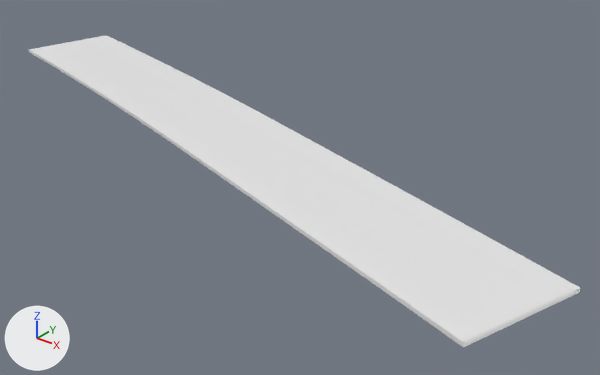
Two versions of the FBX model Tools/UnrealMapExporter/ExportedMeshes/SM_Road_05.fbx, one commit apart.
The view is the same before and after, from a 50 mm lens placed at (73.8, -75.0, 42.8), pointed at (10.4, 4.3, -6.4). The axes (+X, +Y, +Z) are drawn at lower left. The lights are the same throughout. The first picture is the older version. Where no turn or scale is listed for an object, it has been applied to the vertices.

Names of what the first picture shows: 'SM_Road_05'.
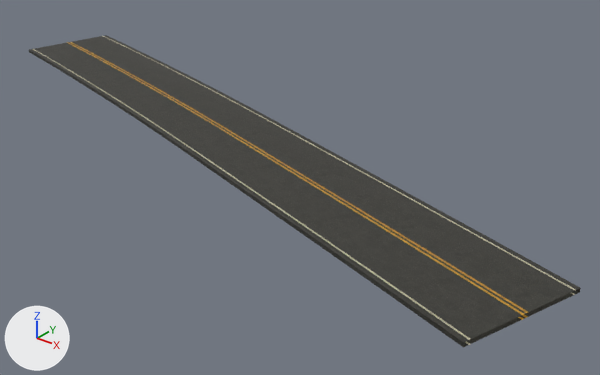
What the commit changed:
Picture 'MI_Road_BaseColor_0.png' (img_mi_road_basecolor_0_png) is new.
In material 'MI_Road' (mat_mi_road), base_color is no longer (0.8, 0.8, 0.8), white #e7e7e7.
In material 'MI_Road' (mat_mi_road), texture is now set to img_mi_road_basecolor_0_png, with its transparency.

Changed parts and their boxes [x1, y1, x2, y2] in the pictures (600 x 375 px):
'SM_Road_05', surface changed (white to grey)
    both: [29, 35, 581, 347]
